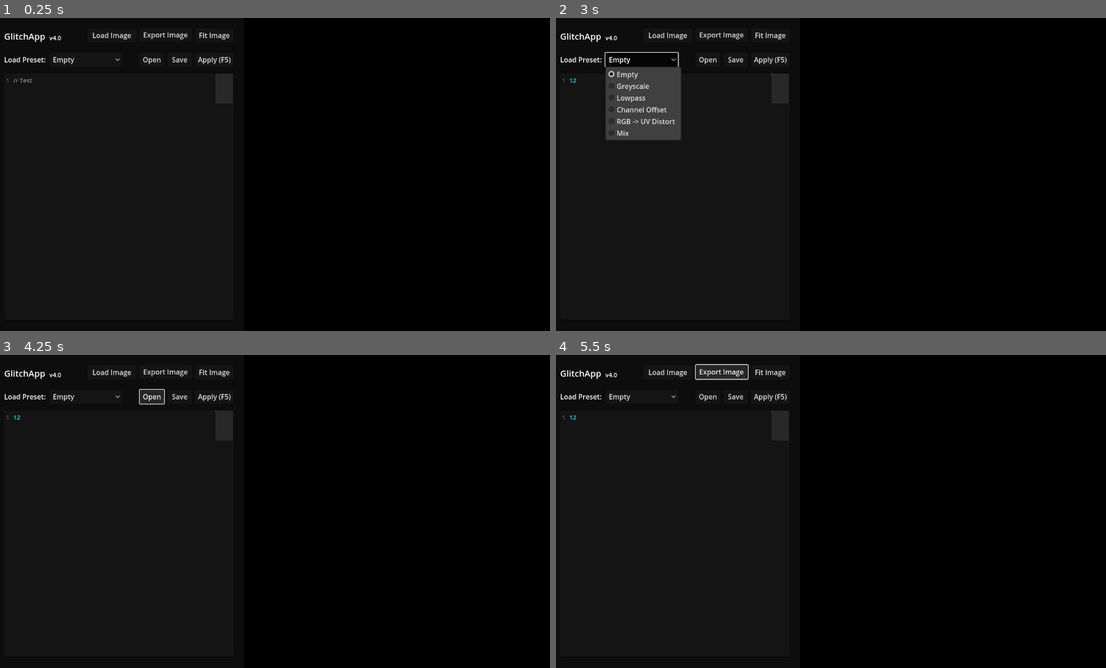
Above: before the commit, frames 1-4 (two rows, left to right).
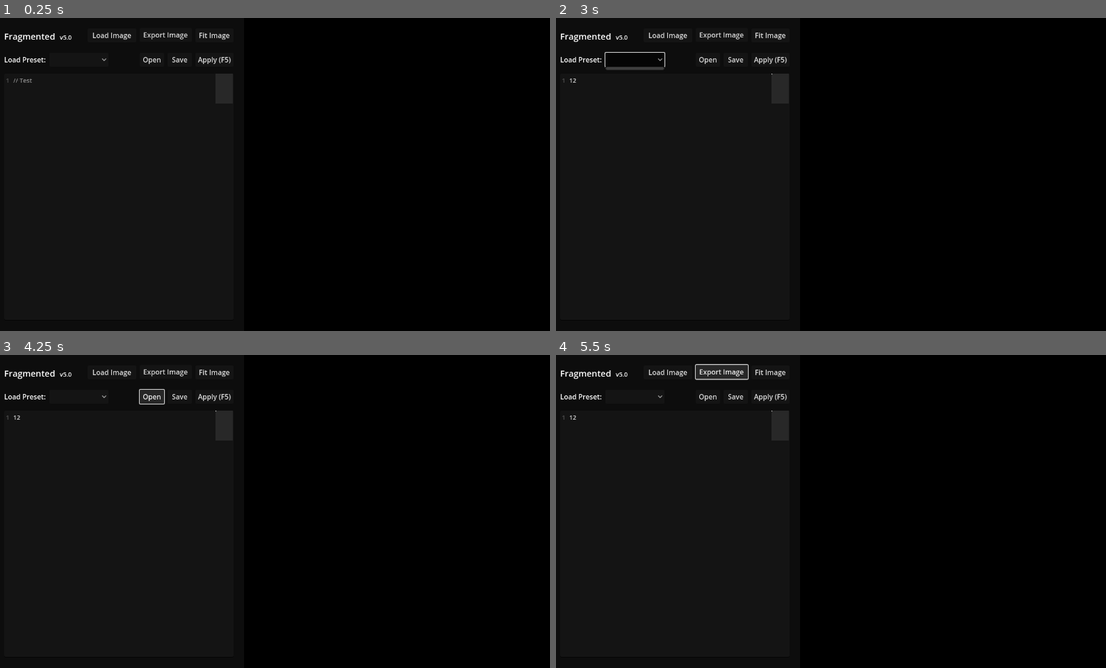
Above: after the commit, the same moments.

Repository: ChaoticByte/Fragmented
Game: Godot game, scene res://scenes/main.tscn
Two runs of this game, one before a commit and one after it. Both use one fixed random seed, a clock stepped at 60 frames per second and the inputs below.
Inputs (mouse positions are in pixels of both pictures, inside the frame that each line leads up to; where the layout moved, square brackets give the same spot in the first picture):
- Up to frame 1 (0.25 s): no input
- Up to frame 2 (3 s): click (677, 196) at 0.52 s; type "12" at 0.6 s; click "Export Image" at 1.25 s; click "Fit Image" at 2 s; click (633, 58) [644, 58] at 2.75 s
- Up to frame 3 (4.25 s): click "Open" at 3.5 s
- Up to frame 4 (5.5 s): click "Apply (F5)" at 4.25 s; click "Export Image" at 5 s

The runs differ from the first frame. In frame 1, 0.2% of the frame differs, in the area x 0-22%, y 4-15%; in frame 2, 3.4%, in the area x 0-40%, y 4-40%; in frame 3, 0.2%; in frame 4, 0.2%.
Error before the commit: Invalid access to property or key 'code' on a base object of type 'null instance'. (res://src/Editor.gd:211)
Error after the commit: Parse Error: Identifier "ShaderPresets" not declared in the current scope. (res://src/Globals.gd:4)

Commit message:
Rename to Fragmented

Diff:
--- a/project.godot
+++ b/project.godot
@@ -10,16 +10,15 @@
 
 [application]
 
-config/name="Glitch"
-config/version="v4.0"
+config/name="Fragmented"
+config/version="v5.0"
 run/main_scene="res://scenes/main.tscn"
-config/features=PackedStringArray("4.2", "Mobile")
+config/features=PackedStringArray("4.3", "Mobile")
 run/low_processor_mode=true
 config/icon="res://icon.png"
 
 [autoload]
 
-ShaderPresets="*res://src/presets/Presets.gd"
 Globals="*res://src/Globals.gd"
 
 [display]
@@ -38,15 +37,15 @@
 zoom_out={
 "deadzone": 0.5,
 "events": [Object(InputEventMouseButton,"resource_local_to_scene":false,"resource_name":"","device":-1,"window_id":0,"a …(259 unchanged characters)…
-, Object(InputEventKey,"resource_local_to_scene":false,"resource_name":"","device":-1,"window_id":0,"alt_pressed":true,"shift_pressed":false,"ctrl_pressed":false,"meta_pressed":false,"pressed":false,"keycode":45,"physical_keycode":0,"key_label":0,"unicode":45,"echo":false,"script":null)
-, Object(InputEventKey,"resource_local_to_scene":false,"reso …(166 unchanged characters)… de":4194435,"key_label":0,"unicode":45,"echo":false,"script":null)
+, Object(InputEventKey,"resource_local_to_scene":false,"resource_name":"","device":-1,"window_id":0,"alt_pressed":true,"shift_pressed":false,"ctrl_pressed":false,"meta_pressed":false,"pressed":false,"keycode":45,"physical_keycode":0,"key_label":0,"unicode":45,"location":0,"echo":false,"script":null)
+, Object(InputEventKey,"resource_local_to_scene":false,"reso …(166 unchanged characters)… de":4194435,"key_label":0,"unicode":45,"location":0,"echo":false,"script":null)
 ]
 }
 zoom_in={
 "deadzone": 0.5,
 "events": [Object(InputEventMouseButton,"resource_local_to_scene":false,"resource_name":"","device":-1,"window_id":0,"a …(258 unchanged characters)…
-, Object(InputEventKey,"resource_local_to_scene":false,"resource_name":"","device":-1,"window_id":0,"alt_pressed":true,"shift_pressed":false,"ctrl_pressed":false,"meta_pressed":false,"pressed":false,"keycode":43,"physical_keycode":0,"key_label":0,"unicode":43,"echo":false,"script":null)
-, Object(InputEventKey,"resource_local_to_scene":false,"reso …(166 unchanged characters)… de":4194437,"key_label":0,"unicode":43,"echo":false,"script":null)
+, Object(InputEventKey,"resource_local_to_scene":false,"resource_name":"","device":-1,"window_id":0,"alt_pressed":true,"shift_pressed":false,"ctrl_pressed":false,"meta_pressed":false,"pressed":false,"keycode":43,"physical_keycode":0,"key_label":0,"unicode":43,"location":0,"echo":false,"script":null)
+, Object(InputEventKey,"resource_local_to_scene":false,"reso …(166 unchanged characters)… de":4194437,"key_label":0,"unicode":43,"location":0,"echo":false,"script":null)
 ]
 }
 drag={
@@ -56,12 +55,12 @@
 }
 apply_shader={
 "deadzone": 0.5,
-"events": [Object(InputEventKey,"resource_local_to_scene":fa …(175 unchanged characters)… l_keycode":0,"key_label":0,"unicode":0,"echo":false,"script":null)
+"events": [Object(InputEventKey,"resource_local_to_scene":fa …(175 unchanged characters)… l_keycode":0,"key_label":0,"unicode":0,"location":0,"echo":false,"script":null)
 ]
 }
 save_shader={
 "deadzone": 0.5,
-"events": [Object(InputEventKey,"resource_local_to_scene":fa …(171 unchanged characters)… keycode":0,"key_label":0,"unicode":115,"echo":false,"script":null)
+"events": [Object(InputEventKey,"resource_local_to_scene":fa …(171 unchanged characters)… keycode":0,"key_label":0,"unicode":115,"location":0,"echo":false,"script":null)
 ]
 }
 
--- a/scenes/main.tscn
+++ b/scenes/main.tscn
@@ -67,16 +67,15 @@
 offset_right = 208.0
 offset_bottom = 56.0
 theme_override_font_sizes/font_size = 20
-text = "GlitchApp
-"
+text = "Fragmented"
 vertical_alignment = 2
 
 [node name="AppVersion" type="Label" parent="UI_Layer/UserInterfaceContainer"]
 layout_mode = 0
-offset_left = 128.0
+offset_left = 152.0
 offset_top = 24.0
 offset_right = 208.0
-offset_bottom = 56.0
+offset_bottom = 55.0
 theme_override_font_sizes/font_size = 14
 text = "v0
 "
Not shown, changed: export_presets.cfg
Not shown, changed: README.md
